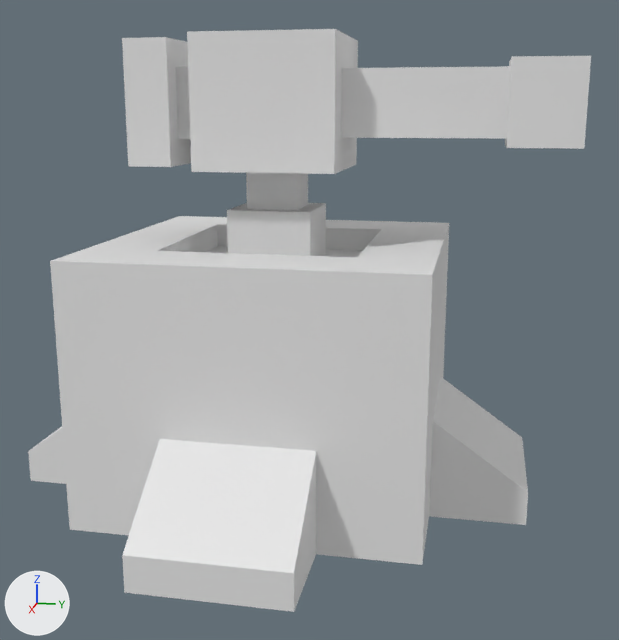
The Blender file Assets/Models/tower_canon.blend: old version first, new version second.
Before and after are seen from a 50 mm camera at (5.12, 1.22, 1.55) aimed at (0.05, 0.21, 0.29). Arrows for +X, +Y and +Z are at lower left; the lights stay in place.
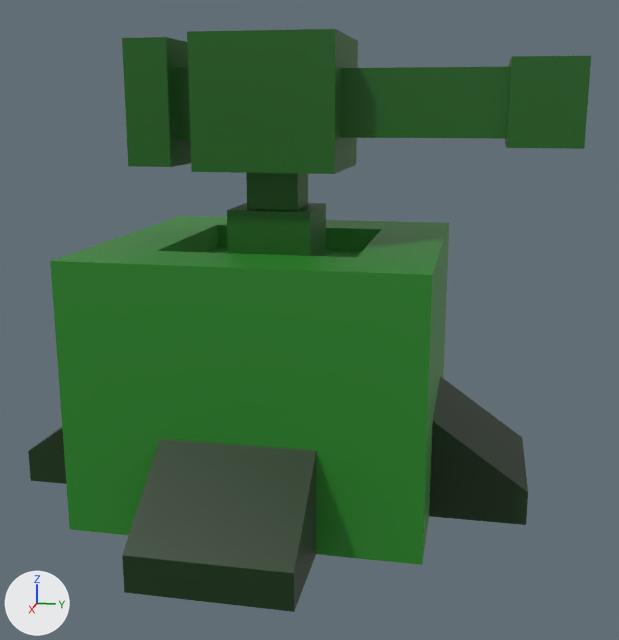
The change, as a list of edits to the scene's bpy script:
```text
Change mat_material:
    mat_material.base_color: (0.8, 0.8, 0.8) -> (0.0195, 0.229, 0.0176)  # white #e7e7e7 -> green #268424
Add mat_material_003:
    mat_material_003 = principled_material('Material.003')
    mat_material_003.base_color = (0.00599, 0.0314, 0.00366)  # dark green #12320c
Add mat_material_002:
    mat_material_002 = principled_material('Material.002')
    mat_material_002.base_color = (0.00762, 0.116, 0.00523)  # dark green #156010
Change me_cube_002:
    where me_cube_002.from_pydata(...)  # 56 vertices, 54 faces; spans x -1.67..1.67, y -3.28..6.94, z -1.0..6.31
    add me_cube_002.materials.append(mat_material_002)  # dark green #156010
Change me_cube_004:
    where me_cube_004.from_pydata(...)  # 8 vertices, 5 faces; spans x -1.31..0.0, y -1.0..1.0, z -1.0..3.0
    add me_cube_004.materials.append(mat_material_003)  # dark green #12320c
Change me_cube_005:
    where me_cube_005.from_pydata(...)  # 8 vertices, 5 faces; spans x -1.31..0.0, y -1.0..1.0, z -1.0..3.0
    add me_cube_005.materials.append(mat_material_003)  # dark green #12320c
```

Where the change shows, as pixel boxes (x1, y1, x2, y2) in the pictures (619 x 640 px):
'Cube', recoloured (white to green): (50, 216, 449, 565) in both
'Cube.001', recoloured (white to green): (122, 29, 591, 256) in both
'Cube.002', recoloured (white to green): (122, 439, 316, 612) in both
'Cube.003', recoloured: (28, 376, 528, 525) in both
